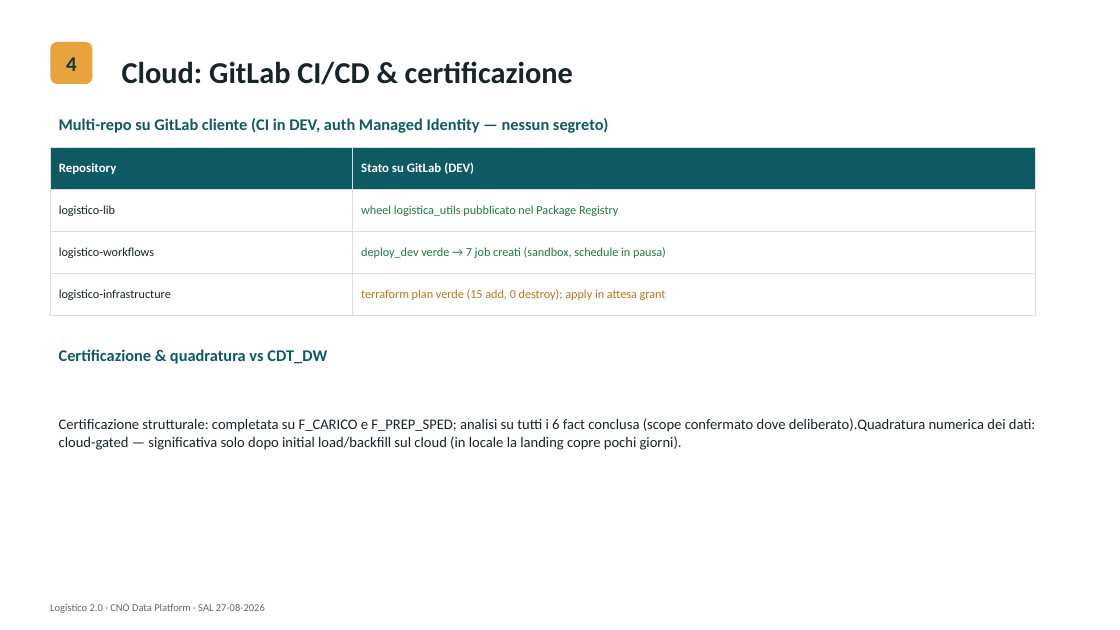
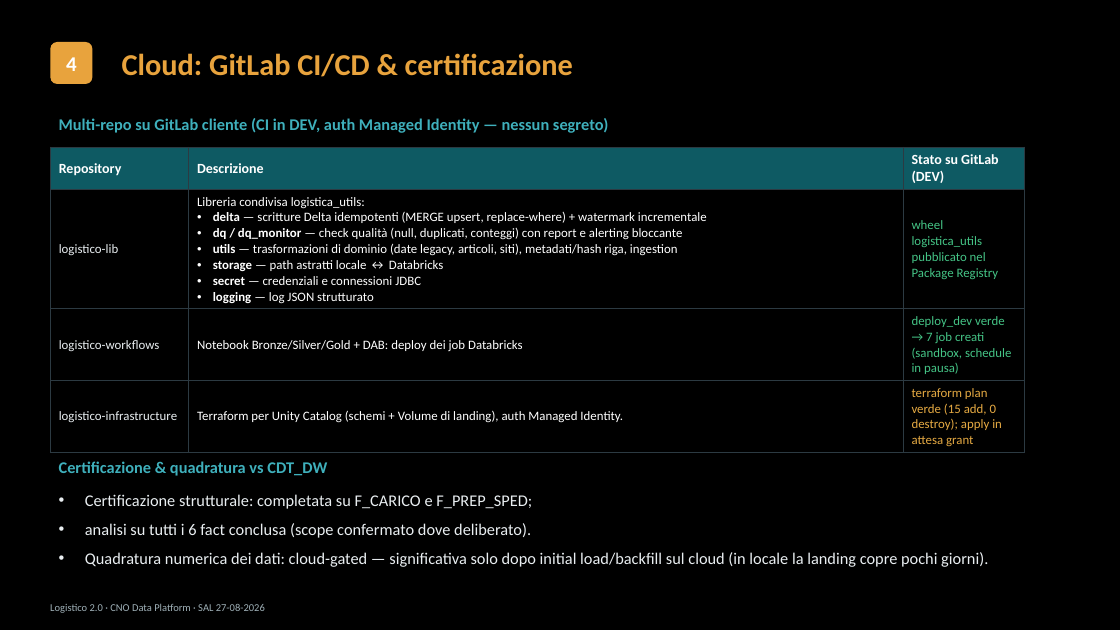
Before and after one commit to LuigiScrimitore/logistico-documentation, a slide deck: slide 6 of DOCS/piani/SAL_2026-08-27_Logistico2.0.pptx (slide 5 before the commit). Drawn at 1120x630 pixels with LibreOffice and Linux fonts; fonts in the diff are those of the drawing. Boxes give left, top, right and bottom in pixels: in the first picture for what was removed or moved away, otherwise in the second. Text is boxed around its words. In the diff, an @@ line names an element or a change of style, - is before the commit and + after.

```diff
--- a/DOCS/piani/SAL_2026-08-27_Logistico2.0.pptx
+++ b/DOCS/piani/SAL_2026-08-27_Logistico2.0.pptx
@@ background #FFFFFF to #000000 @@
@@ text "4" at <box>66,57,77,71</box>: text colour #0E3A40 to #FFFFFF @@
@@ text "Cloud: GitLab CI/CD & certificazione": place and size @@
-text "Cloud: GitLab CI/CD & certificazione" at <box>122,61,573,85</box>
+text "Cloud: GitLab CI/CD & certificazione" at <box>122,53,573,77</box>
@@ text "Cloud: GitLab CI/CD & certificazione" at <box>122,53,573,77</box>: text colour #17242A to #E8A33D @@
@@ text "Multi-repo su GitLab cliente (CI ..." at <box>59,118,608,133</box>: text colour #0E5A63 to #3FB0BC @@
@@ table at <box>50,147,1026,450</box> @@
+column 2: Descrizione | Libreria condivisa logistica_utils: / delta — scritture Delta idempotenti (MERGE upsert, replace-where) + watermark incrementale / dq / dq_monitor — check qualità (null, duplicati, conteggi) con report e alerting bloccante / utils — trasformazioni di dominio (date legacy, articoli, siti), metadati/hash riga, ingestion / storage — path astratti locale ↔ Databricks / secret — credenziali e connessioni JDBC / logging — log JSON strutturato | Notebook Bronze/Silver/Gold + DAB: deploy dei job Databricks | Terraform per Unity Catalog (schemi + Volume di landing), auth Managed Identity.
@@ table: place and size @@
-table at <box>50,147,1036,304</box>
+table at <box>50,147,1026,450</box>
@@ text "Certificazione & quadratura vs CDT_DW" at <box>59,461,327,476</box>: text colour #0E5A63 to #3FB0BC @@
@@ text "Certificazione & quadratura vs CDT_DW": place and size @@
-text "Certificazione & quadratura vs CDT_DW" at <box>59,349,327,364</box>
+text "Certificazione & quadratura vs CDT_DW" at <box>59,461,327,476</box>
@@ text at <box>85,494,988,567</box>: text changed; size 12.5 to 14 pt; text colour #17242A to #E9EEF1 @@
-Certificazione strutturale: completata su F_CARICO e F_PREP_SPED; analisi su tutti i 6 fact conclusa (scope confermato dove deliberato).Quadratura numerica dei dati: cloud-gated — significativa solo dopo initial load/backfill sul cloud (in locale la landing copre pochi giorni).
+• Certificazione strutturale: completata su F_CARICO e F_PREP_SPED;
+• analisi su tutti i 6 fact conclusa (scope confermato dove deliberato).
+• Quadratura numerica dei dati: cloud-gated — significativa solo dopo initial load/backfill sul cloud (in locale la landing copre pochi giorni).
@@ text "Logistico 2.0 · CNO Data ..." at <box>50,604,265,613</box>: text colour #5A6B72 to #9FB0B7 @@
```
Also in this commit, not shown: 5 other slides changed, 2 slides added, 1 slide removed, 1 other file.
